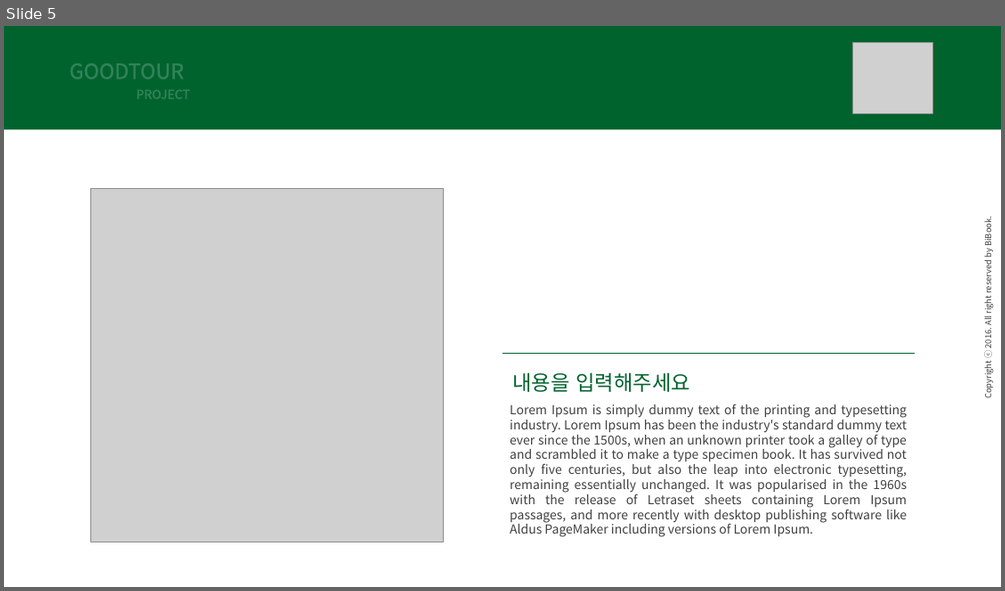
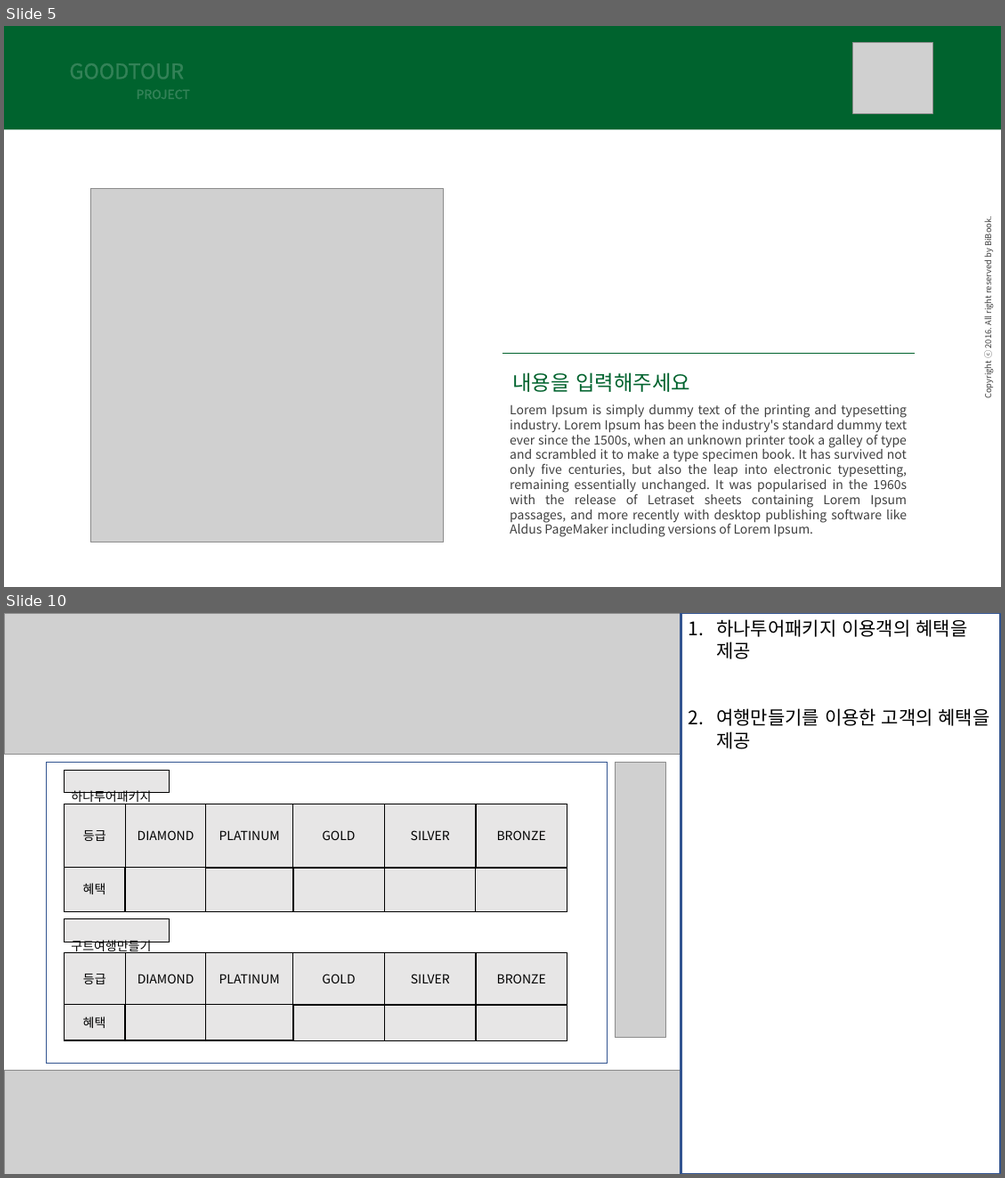
Before and after one commit to khj542423/jspProject, a slide deck: 굿프로젝트-레이아웃.pptx. Shown one above the other, each under a label of ours: slide 5 before the commit, slides 5 and 10 after it; the slides between them are not shown. The pictures are 1005x591 and 1005x1178 pixels, drawn with LibreOffice and Linux fonts; fonts in the diff are those of the drawing; grey boxes stand for pictures. Boxes give left, top, right and bottom in pixels: in the first picture for what was removed or moved away, otherwise in the second. Text is boxed around its words. In the diff, an @@ line names an element or a change of style, - is before the commit and + after.

```diff
--- a/굿프로젝트-레이아웃.pptx
+++ b/굿프로젝트-레이아웃.pptx
@@ slide 10 added at bbox=[4, 613, 1001, 1174], background #FFFFFF @@
@@ picture added at bbox=[5, 613, 680, 754] @@
@@ rectangle added at bbox=[680, 613, 1000, 1174], outline #325491 2.25 pt, 18 pt, text #000000 @@
+1. 하나투어패키지 이용객의 혜택을 제공
+2. 여행만들기를 이용한 고객의 혜택을 제공
@@ rectangle added at bbox=[47, 763, 607, 1063], fill #FFFFFF, outline #325491 1 pt @@
@@ rectangle added at bbox=[64, 770, 170, 792], fill #E7E6E6, outline #000000 1 pt, 12 pt, text #000000 @@
+하나투어패키지
@@ picture added at bbox=[615, 763, 666, 1038] @@
@@ group added at bbox=[64, 803, 567, 912]: 12 rectangles @@
+등급
+DIAMOND
+PLATINUM
+GOLD
+SILVER
+BRONZE
+혜택
@@ rectangle added at bbox=[64, 919, 170, 942], fill #E7E6E6, outline #000000 1 pt, 12 pt, text #000000 @@
+구트여행만들기
@@ group added at bbox=[64, 952, 567, 1041]: 12 rectangles @@
+등급
+DIAMOND
+PLATINUM
+GOLD
+SILVER
+BRONZE
+혜택
@@ picture added at bbox=[4, 1070, 680, 1174] @@
```
Also in this commit, not shown: 4 other slides added, 7 slides removed.
